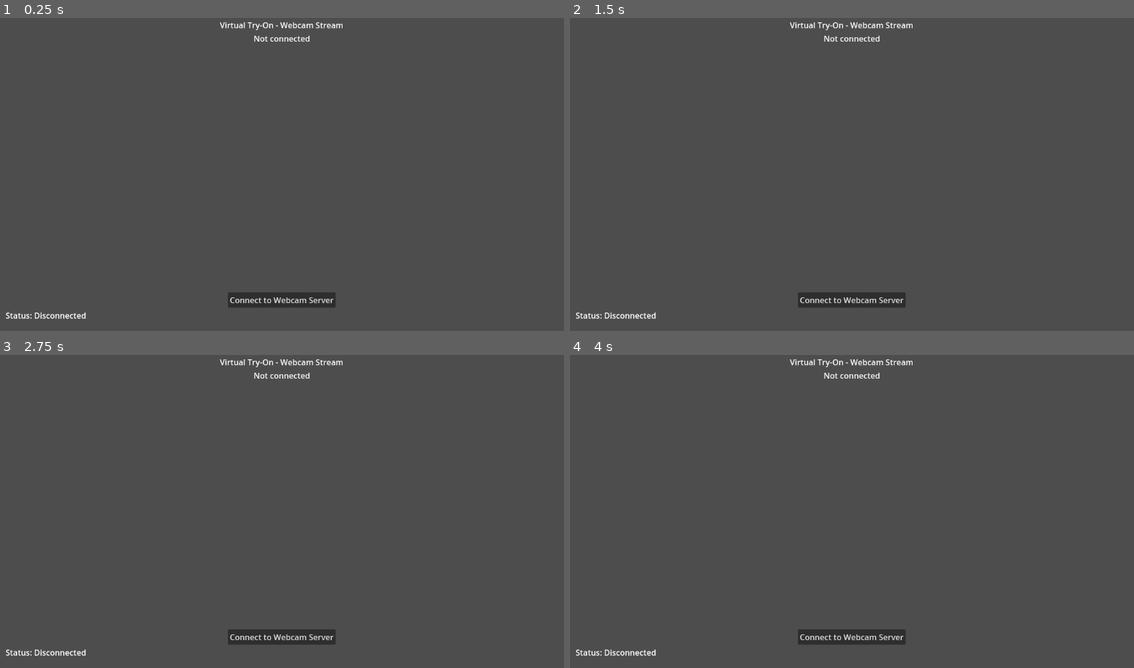
Above: before the commit, frames 1-4 (two rows, left to right).
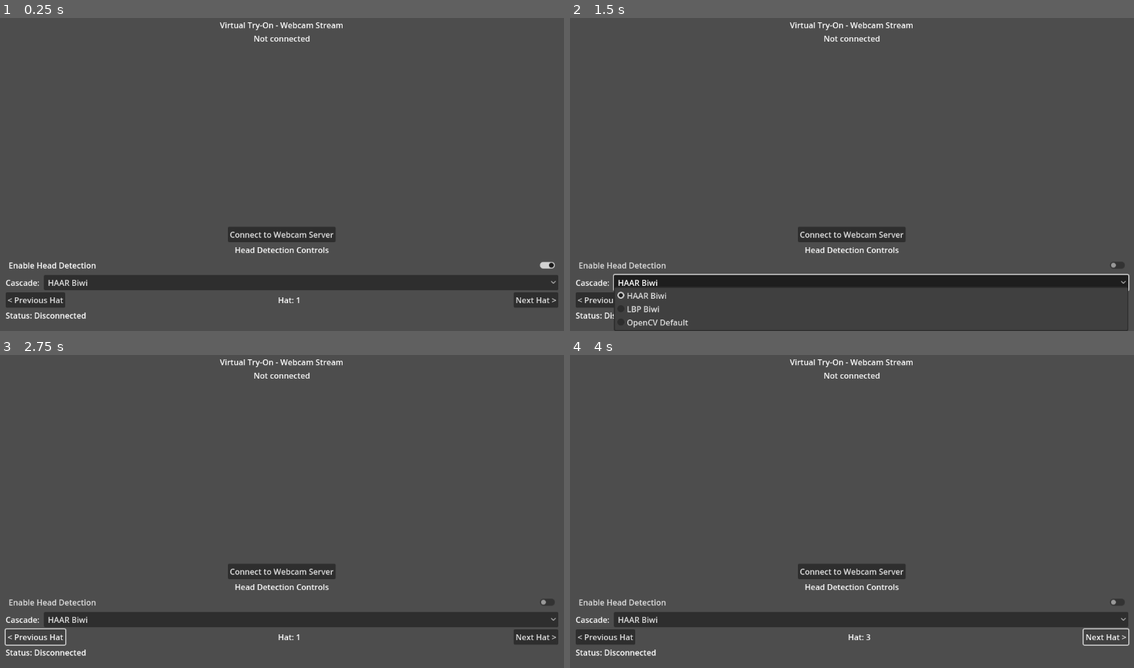
Above: after the commit, the same moments.

Repository: fitraxr-dev/Visual-TryOn-Project
Game: Godot game, scene res://Scenes/webcam_view.tscn
The game is run twice, just before and just after one commit, with the same random seed, the same clock (stepped at 60 frames per second) and the same inputs.
Inputs (mouse positions are in pixels of both pictures, inside the frame that each line leads up to):
- Up to frame 1 (0.25 s): no input
- Up to frame 2 (1.5 s): click (852, 265) at 0.5 s, where only the run after the commit has a clickable "Enable Head Detection"; click (868, 284) at 1.25 s, where only the run after the commit has a clickable "HAAR Biwi"
- Up to frame 3 (2.75 s): click (33, 636) at 2 s, where only the run after the commit has a clickable "< Previous Hat"
- Up to frame 4 (4 s): click (1105, 636) at 2.75 s, where only the run after the commit has a clickable "Next Hat >"; click (1105, 636) at 3.5 s, where only the run after the commit has a clickable "Next Hat >"

The runs differ from the first frame. In frame 1, 7.3% of the frame differs, in the area x 1-99%, y 66-93%; in frame 2, 6.5%; in frame 3, 7.0%; in frame 4, 7.1%.

Commit message:
add models trained using opencv cascade classifier

Diff:
--- a/godot_virtual_tryon/Scenes/webcam_view.tscn
+++ b/godot_virtual_tryon/Scenes/webcam_view.tscn
@@ -64,6 +64,56 @@
 layout_mode = 2
 text = "Disconnect"
 
+[node name="HeadDetectionContainer" type="VBoxContainer" parent="VBoxContainer"]
+layout_mode = 2
+
+[node name="HeadDetectionLabel" type="Label" parent="VBoxContainer/HeadDetectionContainer"]
+layout_mode = 2
+text = "Head Detection Controls"
+horizontal_alignment = 1
+
+[node name="HeadDetectionToggle" type="CheckButton" parent="VBoxContainer/HeadDetectionContainer"]
+layout_mode = 2
+button_pressed = true
+text = "Enable Head Detection"
+
+[node name="CascadeContainer" type="HBoxContainer" parent="VBoxContainer/HeadDetectionContainer"]
+layout_mode = 2
+
+[node name="CascadeLabel" type="Label" parent="VBoxContainer/HeadDetectionContainer/CascadeContainer"]
+layout_mode = 2
+text = "Cascade: "
+
+[node name="CascadeOptions" type="OptionButton" parent="VBoxContainer/HeadDetectionContainer/CascadeContainer"]
+layout_mode = 2
+size_flags_horizontal = 3
+selected = 0
+item_count = 3
+popup/item_0/text = "HAAR Biwi"
+popup/item_0/id = 0
+popup/item_1/text = "LBP Biwi"
+popup/item_1/id = 1
+popup/item_2/text = "OpenCV Default"
+popup/item_2/id = 2
+
+[node name="HatContainer" type="HBoxContainer" parent="VBoxContainer/HeadDetectionContainer"]
+layout_mode = 2
+alignment = 1
+
+[node name="HatPrevButton" type="Button" parent="VBoxContainer/HeadDetectionContainer/HatContainer"]
+layout_mode = 2
+text = "< Previous Hat"
+
+[node name="HatLabel" type="Label" parent="VBoxContainer/HeadDetectionContainer/HatContainer"]
+layout_mode = 2
+size_flags_horizontal = 3
+text = "Hat: hat_1.png"
+horizontal_alignment = 1
+
+[node name="HatNextButton" type="Button" parent="VBoxContainer/HeadDetectionContainer/HatContainer"]
+layout_mode = 2
+text = "Next Hat >"
+
 [node name="InfoContainer" type="VBoxContainer" parent="VBoxContainer"]
 layout_mode = 2
 
--- a/godot_virtual_tryon/Scripts/WebcamClient.gd
+++ b/godot_virtual_tryon/Scripts/WebcamClient.gd
@@ -118,6 +118,36 @@
 	var json_string = JSON.stringify(message)
 	websocket_client.send_text(json_string)
 	_log("Config sent: " + json_string)
+
+func toggle_head_detection(enable: bool):
+	"""
+	Enable/disable head detection
+	"""
+	send_config_message({"head_detection": enable})
+
+func set_cascade(cascade_type: String):
+	"""
+	Set cascade classifier (haar_biwi, lbp_biwi, opencv_default)
+	"""
+	send_config_message({"cascade_type": cascade_type})
+
+func set_hat(hat_index: int):
+	"""
+	Set hat by index
+	"""
+	send_config_message({"hat_index": hat_index})
+
+func next_hat():
+	"""
+	Switch to next hat
+	"""
+	send_config_message({"next_hat": true})
+
+func previous_hat():
+	"""
+	Switch to previous hat
+	"""
+	send_config_message({"previous_hat": true})
 
 func _handle_incoming_packets():
 	"""
--- a/godot_virtual_tryon/Scripts/WebcamViewController.gd
+++ b/godot_virtual_tryon/Scripts/WebcamViewController.gd
@@ -2,11 +2,8 @@
 
 """
 Controller untuk WebcamView scene
-Menampilkan video stream dari Python webcam server
+Menampilkan video stream dari Python webcam server dengan fitur head detection
 """
-
-# Preload WebcamClient
-const WebcamClient = preload("res://Scripts/WebcamClient.gd")
 
 # UI Elements
 @onready var video_display: TextureRect = $VBoxContainer/VideoContainer/VideoDisplay
@@ -15,28 +12,51 @@
 @onready var disconnect_button: Button = $VBoxContainer/ControlsContainer/DisconnectButton
 @onready var info_label: Label = $VBoxContainer/InfoContainer/InfoLabel
 
+# Head Detection Controls - DARI SCENE!
+@onready var head_detection_toggle: CheckButton = $VBoxContainer/HeadDetectionContainer/HeadDetectionToggle
+@onready var cascade_options: OptionButton = $VBoxContainer/HeadDetectionContainer/CascadeContainer/CascadeOptions
+@onready var hat_prev_button: Button = $VBoxContainer/HeadDetectionContainer/HatContainer/HatPrevButton
+@onready var hat_next_button: Button = $VBoxContainer/HeadDetectionContainer/HatContainer/HatNextButton
+@onready var hat_info_label: Label = $VBoxContainer/HeadDetectionContainer/HatContainer/HatLabel
+
 # WebSocket client
 var webcam_client: WebcamClient
 
 # Stream info
 var frame_count: int = 0
 var connection_time: float = 0.0
+
+# Head detection state
+var head_detection_enabled: bool = true  # TRUE by default!
+var current_cascade: String = "haar_biwi"
+var current_hat_index: int = 0
 
 func _ready():
 	# Initialize WebcamClient
 	webcam_client = WebcamClient.new()
 	add_child(webcam_client)
 
-	# Connect signals
+	# Connect WebcamClient signals
 	webcam_client.connected.connect(_on_webcam_connected)
 	webcam_client.disconnected.connect(_on_webcam_disconnected)
 	webcam_client.frame_received.connect(_on_frame_received)
 	webcam_client.metadata_received.connect(_on_metadata_received)
 	webcam_client.connection_error.connect(_on_connection_error)
 
-	# Connect UI signals
+	# Connect UI button signals
 	connect_button.pressed.connect(_on_connect_pressed)
 	disconnect_button.pressed.connect(_on_disconnect_pressed)
+
+	# Connect Head Detection control signals
+	head_detection_toggle.toggled.connect(_on_head_detection_toggled)
+	cascade_options.item_selected.connect(_on_cascade_selected)
+	hat_prev_button.pressed.connect(_on_previous_hat_pressed)
+	hat_next_button.pressed.connect(_on_next_hat_pressed)
+
+	# Initialize head detection UI state
+	head_detection_toggle.button_pressed = head_detection_enabled
+	cascade_options.select(0)  # Default to HAAR Biwi
+	_update_hat_label()
 
 	# Initial UI state
 	_update_ui_state("disconnected")
@@ -156,3 +176,56 @@
 	"""
 	if webcam_client:
 		webcam_client.disconnect_from_server()
+
+func _on_head_detection_toggled(enabled: bool):
+	"""
+	Handle head detection toggle
+	"""
+	print("======================================")
+	print("🔴 BUTTON CLICKED: Head Detection Toggle")
+	print("🔴 New state:", "ENABLED" if enabled else "DISABLED")
+	print("======================================")
+	head_detection_enabled = enabled
+	webcam_client.toggle_head_detection(enabled)
+
+func _on_cascade_selected(index: int):
+	"""
+	Handle cascade selection
+	"""
+	var cascade_types = ["haar_biwi", "lbp_biwi", "opencv_default"]
+	current_cascade = cascade_types[index]
+	print("======================================")
+	print("🔴 BUTTON CLICKED: Cascade Selection")
+	print("🔴 Selected cascade:", current_cascade)
+	print("======================================")
+	webcam_client.set_cascade(current_cascade)
+
+func _on_previous_hat_pressed():
+	"""
+	Handle previous hat button
+	"""
+	print("======================================")
+	print("🔴 BUTTON CLICKED: Previous Hat")
+	print("🔴 Current index:", current_hat_index)
+	print("======================================")
+	current_hat_index = max(0, current_hat_index - 1)
+	webcam_client.previous_hat()
+	_update_hat_label()
+
+func _on_next_hat_pressed():
+	"""
+	Handle next hat button
+	"""
+	print("======================================")
+	print("🔴 BUTTON CLICKED: Next Hat")
+	print("🔴 Current index:", current_hat_index)
+	print("======================================")
+	current_hat_index += 1
+	webcam_client.next_hat()
+	_update_hat_label()
+
+func _update_hat_label():
+	"""
+	Update hat display label
+	"""
+	hat_info_label.text = "Hat: %d" % (current_hat_index + 1)
Not shown, added: CHANGELOG.md
Not shown, added: HEAD_DETECTION_INTEGRATION.md
Not shown, added: INTEGRATION_SUMMARY.md
Not shown, changed: README.md
Not shown, added: SKIN_DETECTION_REMOVAL.md
Not shown, added: webcam-server/DATASET_INFO.md
Not shown, removed: webcam-server/SKIN_DETECTION.md
Not shown, added: webcam-server/assets/hats/hat_1.png
Not shown, added: webcam-server/assets/hats/hat_2.png
Not shown, added: webcam-server/models/haar_biwi_cascade.xml
Not shown, added: webcam-server/models/lbp_biwi_cascade.xml
Not shown, changed: webcam-server/server/camera.py
(and 6 more such lines)
